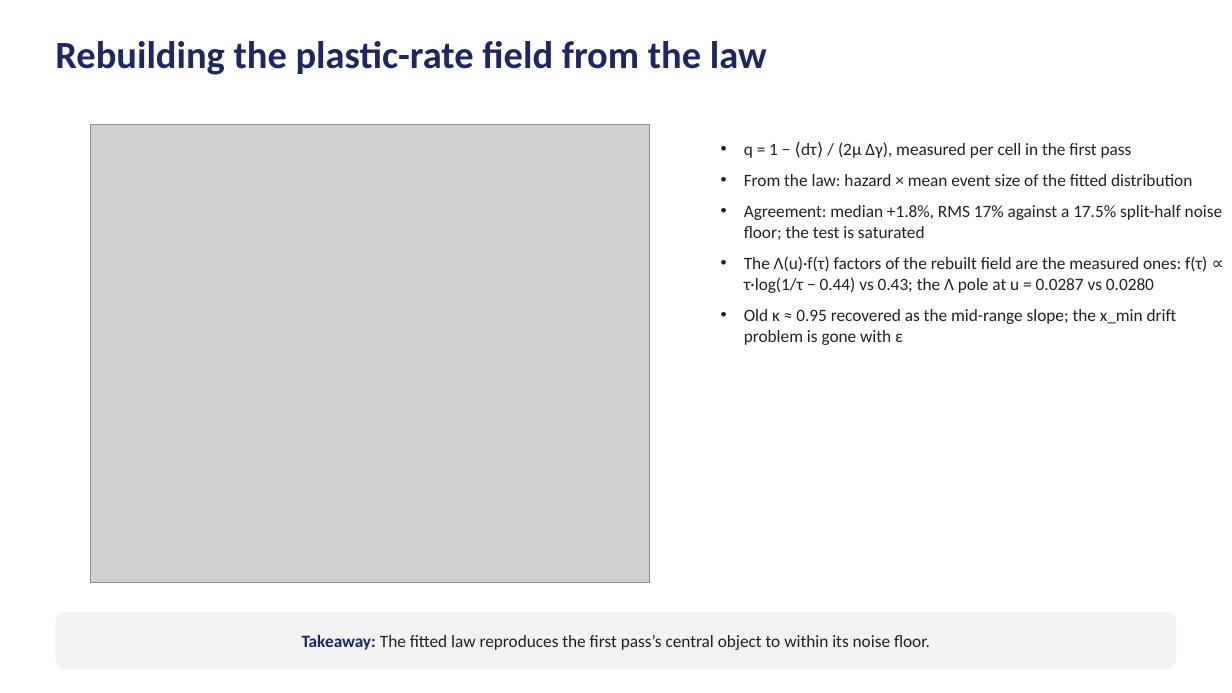
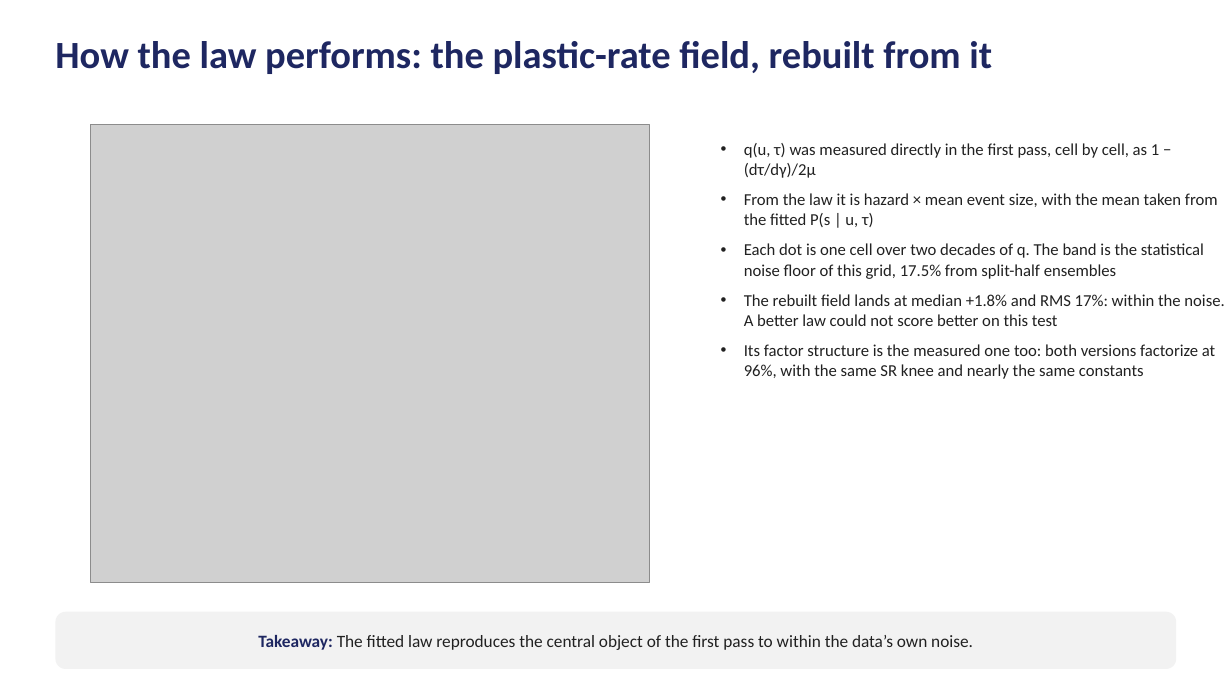
Before and after one commit to Samc73/SEEM, a slide deck: slide 7 of SEEM_project_deck.pptx (slide 9 before the commit). Drawn at 1232x693 pixels with LibreOffice and Linux fonts; fonts in the diff are those of the drawing; grey boxes stand for pictures. Boxes give left, top, right and bottom in pixels: in the first picture for what was removed or moved away, otherwise in the second. Text is boxed around its words. In the diff, an @@ line names an element or a change of style, - is before the commit and + after.

```diff
--- a/SEEM_project_deck.pptx
+++ b/SEEM_project_deck.pptx
@@ text at [55, 41, 992, 74]: text changed @@
-Rebuilding the plastic-rate field from the law
+How the law performs: the plastic-rate field, rebuilt from it
@@ text at [744, 143, 1224, 379]: text changed; size 13.5 to 13 pt @@
-• q = 1 − ⟨dτ⟩ / (2μ Δγ), measured per cell in the first pass
-• From the law: hazard × mean event size of the fitted distribution
-• Agreement: median +1.8%, RMS 17% against a 17.5% split-half noise floor; the test is saturated
-• The Λ(u)·f(τ) factors of the rebuilt field are the measured ones: f(τ) ∝ τ·log(1/τ − 0.44) vs 0.43; the Λ pole at u = 0.0287 vs 0.0280
-• Old κ ≈ 0.95 recovered as the mid-range slope; the x_min drift problem is gone with ε
+• q(u, τ) was measured directly in the first pass, cell by cell, as 1 − (dτ/dγ)/2μ
+• From the law it is hazard × mean event size, with the mean taken from the fitted P(s | u, τ)
+• Each dot is one cell over two decades of q. The band is the statistical noise floor of this grid, 17.5% from split-half ensembles
+• The rebuilt field lands at median +1.8% and RMS 17%: within the noise. A better law could not score better on this test
+• Its factor structure is the measured one too: both versions factorize at 96%, with the same SR knee and nearly the same constants
@@ text in rounded rectangle at [258, 635, 973, 650]: text changed @@
-Takeaway: The fitted law reproduces the first pass’s central object to within its noise floor.
+Takeaway: The fitted law reproduces the central object of the first pass to within the data’s own noise.
```
Also in this commit, not shown: 6 other slides changed, 3 slides added, 13 slides removed, 2 other files.
